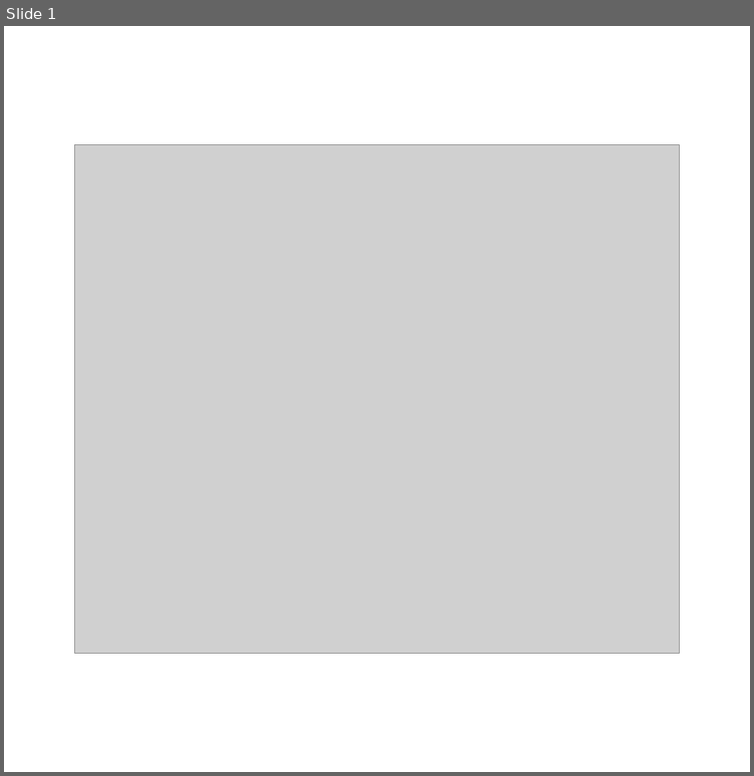
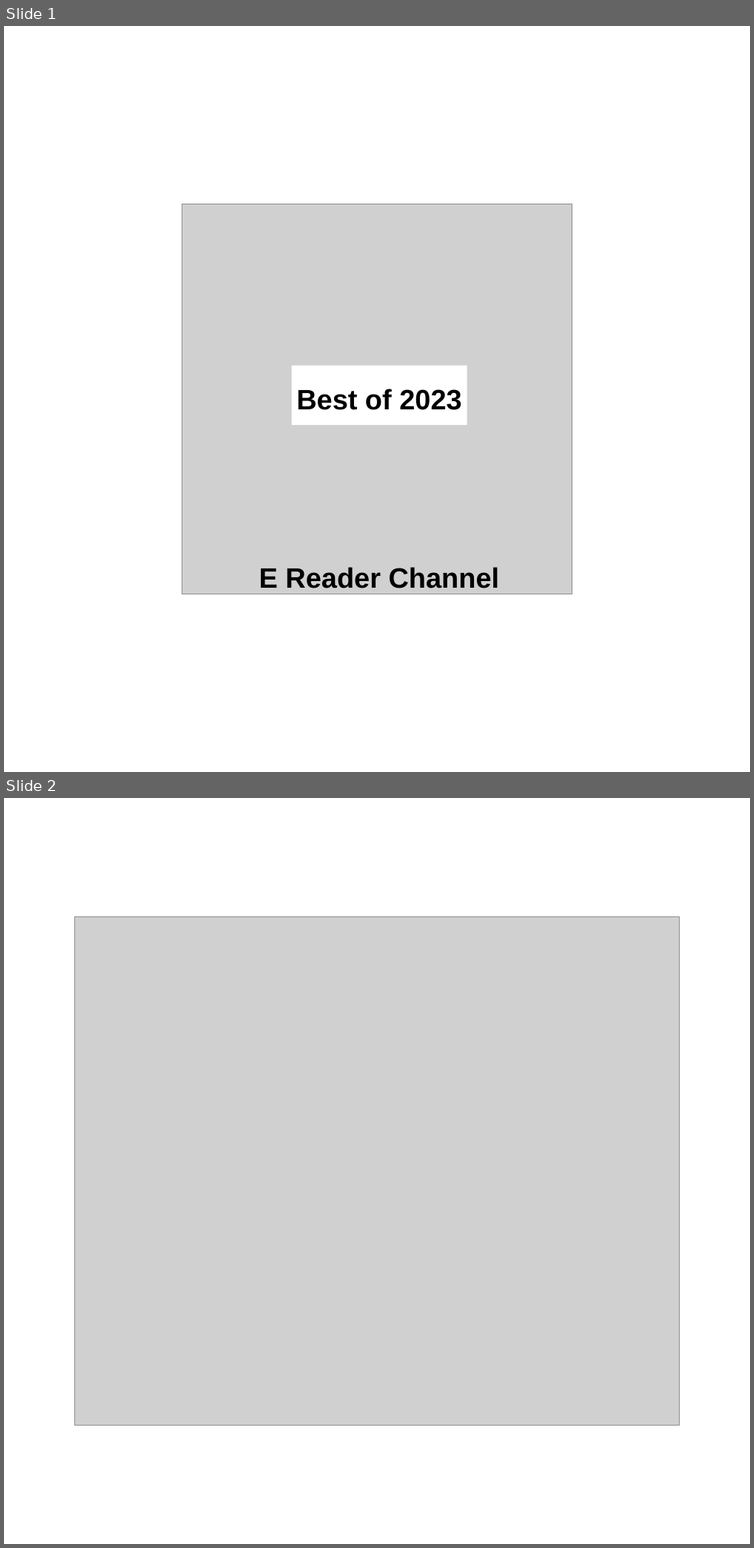
Before and after one commit to ereaderchannel/ERC_website, a slide deck: images/thumbnail_maker.pptx. Shown one above the other, each under a label of ours: slide 1 before the commit, slides 1 and 2 after it. The pictures are 754x776 and 754x1548 pixels, drawn with LibreOffice and Linux fonts; fonts in the diff are those of the drawing; grey boxes stand for pictures. Boxes give left, top, right and bottom in pixels: in the first picture for what was removed or moved away, otherwise in the second. Text is boxed around its words. In the diff, an @@ line names an element or a change of style, - is before the commit and + after.

```diff
--- a/images/thumbnail_maker.pptx
+++ b/images/thumbnail_maker.pptx
@@ slide 1 added at (4, 26, 750, 772), background #FFFFFF @@
@@ picture added at (182, 204, 572, 594) @@
@@ rectangle added at (291, 365, 467, 425), fill #FFFFFF @@
@@ text added at (296, 389, 461, 410), 32 pt, text #000000, bold @@
+Best of 2023
@@ text added at (259, 567, 500, 588), 32 pt, text #000000, bold @@
+E Reader Channel
@@ what was slide 1 is now slide 2 @@
```
Also in this commit, not shown: 3 other files.
